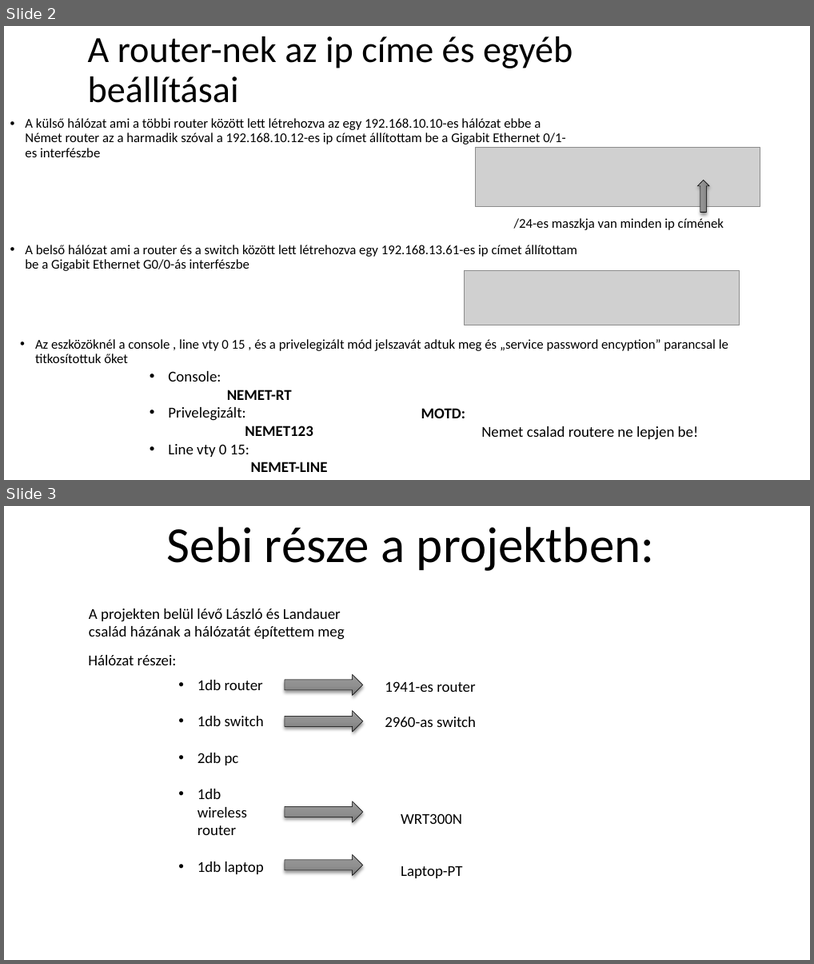
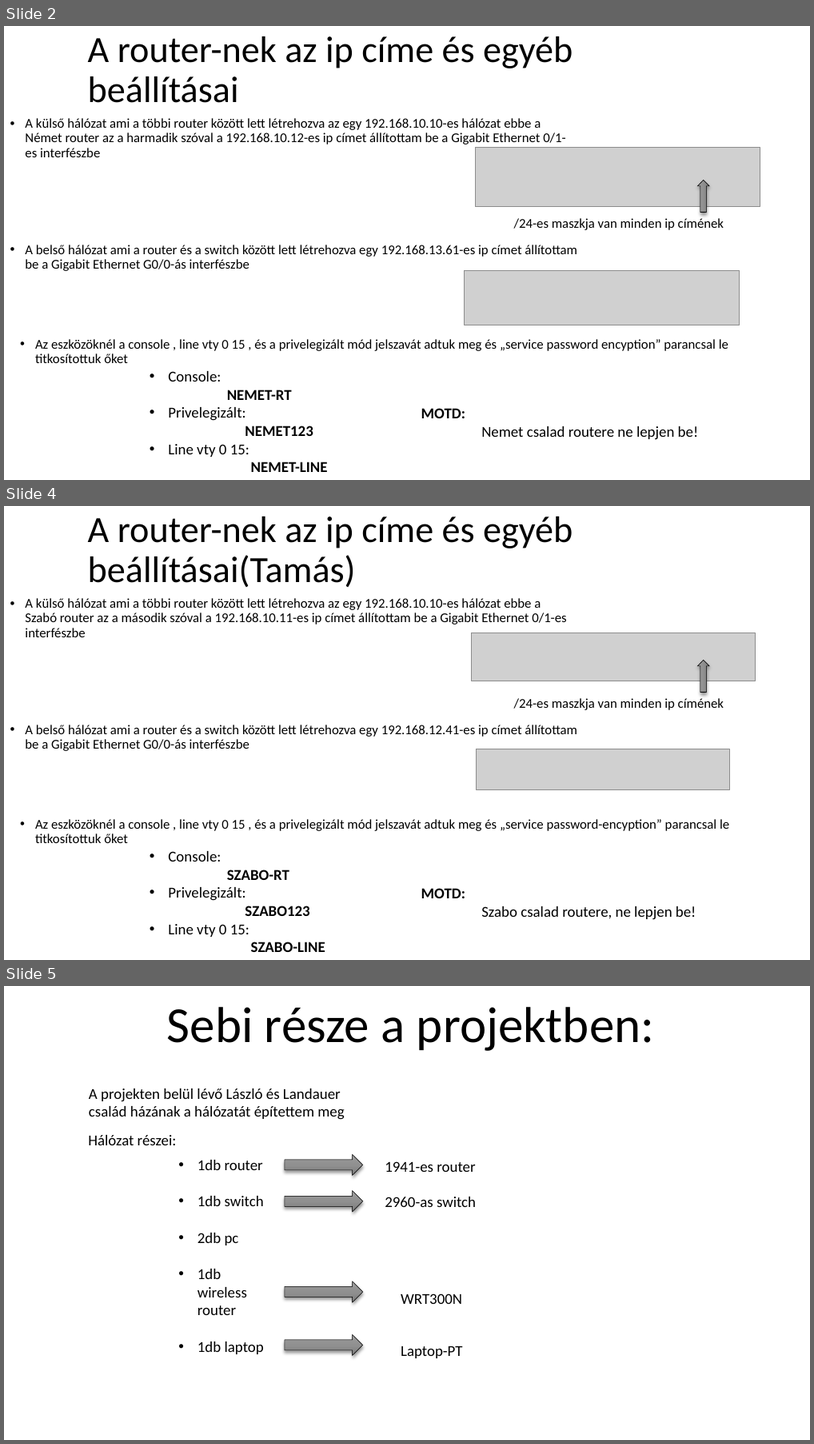
Before and after one commit to Sebi-sigma/Halozat-projekt, a slide deck: halozat ppt.pptx. Shown one above the other, each under a label of ours: slides 2 and 3 before the commit, slides 2, 4 and 5 after it; the slides between them are not shown. The pictures are 814x964 and 814x1444 pixels, drawn with LibreOffice and Linux fonts; fonts in the diff are those of the drawing; grey boxes stand for pictures. Boxes give left, top, right and bottom in pixels: in the first picture for what was removed or moved away, otherwise in the second. Text is boxed around its words. In the diff, an @@ line names an element or a change of style, - is before the commit and + after.

```diff
--- a/halozat ppt.pptx
+++ b/halozat ppt.pptx
@@ slide 4 added at box(4, 506, 810, 960), background #FFFFFF @@
@@ title added at box(88, 516, 573, 587), 44 pt, text #000000 @@
+A router-nek az ip címe és egyéb beállításai(Tamás)
@@ text added at box(25, 598, 566, 637), 16 pt, text #000000 @@
+• A külső hálózat ami a többi router között lett létrehozva az egy 192.168.10.10-es hálózat ebbe a Szabó router az a második szóval a 192.168.10.11-es ip címet állítottam be a Gigabit Ethernet 0/1-es interfészbe
@@ picture added at box(472, 633, 755, 681) @@
@@ right arrow added at box(698, 660, 710, 692), fill gradient #9D9D9D to #909090 to #7C7C7C, outline #000000 0.5 pt @@
@@ text added at box(514, 698, 724, 710), 16 pt, text #000000 @@
+/24-es maszkja van minden ip címének
@@ text added at box(25, 724, 578, 751), 16 pt, text #000000 @@
+• A belső hálózat ami a router és a switch között lett létrehozva egy 192.168.12.41-es ip címet állítottam be a Gigabit Ethernet G0/0-ás interfészbe
@@ picture added at box(477, 749, 730, 790) @@
@@ text added at box(35, 819, 730, 843), 16 pt, text #000000 @@
+• Az eszközöknél a console , line vty 0 15 , és a privelegizált mód jelszavát adtuk meg és „service password-encyption” parancsal le titkosítottuk őket
@@ text added at box(168, 851, 326, 952), 18 pt, text #000000 @@
+• Console:
+SZABO-RT
+• Privelegizált:
+SZABO123
+• Line vty 0 15:
+SZABO-LINE
@@ text added at box(422, 888, 696, 920), 18 pt, text #000000 @@
+MOTD:
+Szabo csalad routere, ne lepjen be!
@@ what was slide 3 is now slide 5 @@
```
Also in this commit, not shown: 1 slide changed, 1 other slide added.
